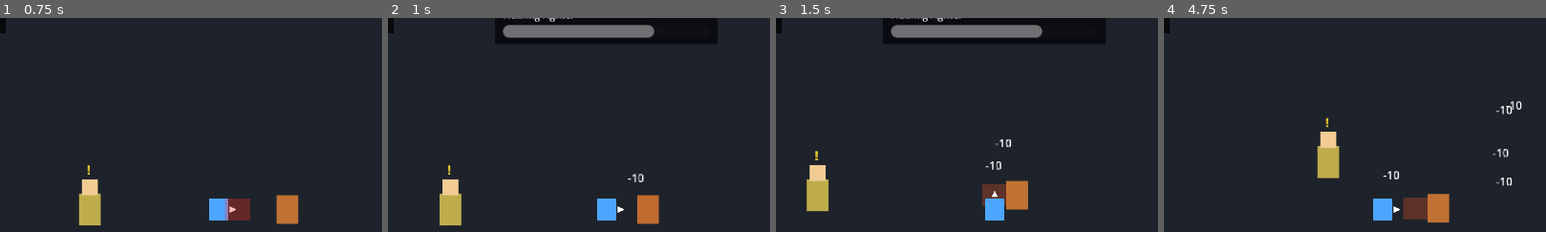
Above: before the commit, frames 1-4 (left to right).
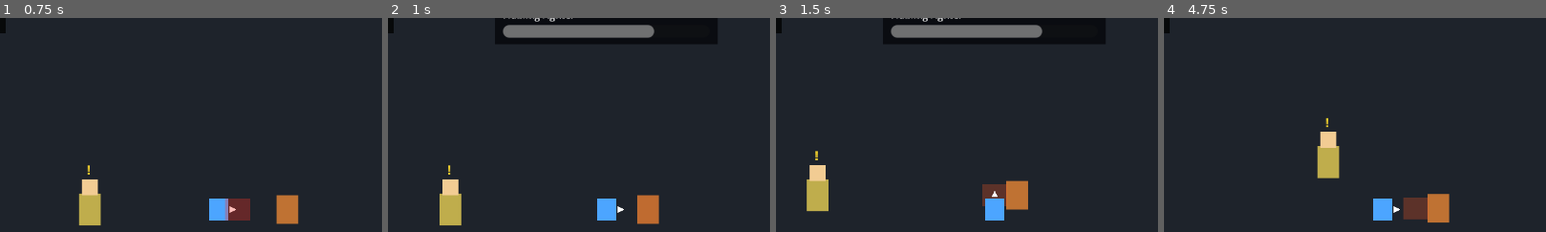
Above: after the commit, the same moments.

Repository: kikajima/dragonballsoullegacy
Game: Godot game, scene res://scenes/bootstrap/bootstrap.tscn
Two runs of this game, one before a commit and one after it. Both use one fixed random seed, a clock stepped at 60 frames per second and the inputs below.
Inputs:
- Up to frame 1 (0.75 s): tap Enter (ui_accept) at 0.5 s; hold D (move_right) from 0.53 s (still down); tap J (attack) at 0.6 s
- Up to frame 2 (1 s): keep holding D (move_right); tap Enter (ui_accept) at 0.77 s
- Up to frame 3 (1.5 s): release D (move_right) at 1.28 s; hold S (move_down) from 1.28 s (still down); tap Shift (block) at 1.35 s
- Up to frame 4 (4.75 s): tap Enter (ui_accept) at 1.52, 3.02, 3.77, 4.52 s; release S (move_down) at 2.03 s; hold D (move_right) 2.03-2.78 s; hold L (charge_ki) 2.03-2.78 s; hold W (move_up) 2.78-3.53 s; tap Space (dash) at 2.85 s; hold E (interact) 3.53-4.28 s; hold A (move_left) from 3.53 s (still down); tap K (ki_blast) at 4.35 s
The pictures show only the part of the screen within x 21-71%, y 5-55%; the shares and areas given below are measured in that part.

Frame 1 is identical in both runs. In frame 2, less than 0.1% of the frame differs, in the area x 62-67%, y 72-77%; in frame 3, 0.2%; in frame 4, 0.4%, in the area x 57-94%, y 38-79%.
Error before the commit: Trying to assign value of type 'Label' to a variable of type 'legacy_bitmap_text.gd'. (res://ui/combat/floating_combat_text.gd:7)

Commit message:
ui: apply legacy menu font to floating combat text

Diff:
--- a/ui/combat/floating_combat_text.tscn
+++ b/ui/combat/floating_combat_text.tscn
@@ -1,16 +1,21 @@
-[gd_scene load_steps=2 format=3]
+[gd_scene load_steps=3 format=3]
 
 [ext_resource type="Script" path="res://ui/combat/floating_combat_text.gd" id="1_text"]
+[ext_resource type="Script" path="res://ui/fonts/legacy_bitmap_text.gd" id="2_bitmap"]
 
 [node name="FloatingCombatText" type="Node2D"]
 z_index = 50
 script = ExtResource("1_text")
 
-[node name="Label" type="Label" parent="."]
-offset_left = -18.0
-offset_top = -5.0
-offset_right = 18.0
-offset_bottom = 7.0
+[node name="Label" type="Control" parent="."]
+offset_left = -22.0
+offset_top = -6.0
+offset_right = 22.0
+offset_bottom = 6.0
+mouse_filter = 2
+script = ExtResource("2_bitmap")
 text = "-10"
-theme_override_font_sizes/font_size = 7
+render_scale = 0.8
+glyph_advance = 6.0
 horizontal_alignment = 1
+vertical_center = true
